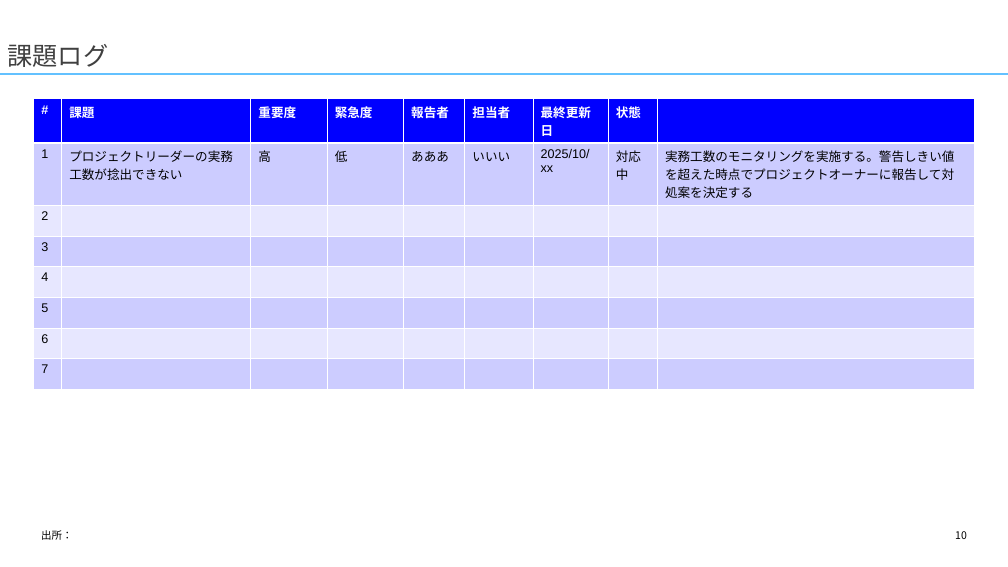
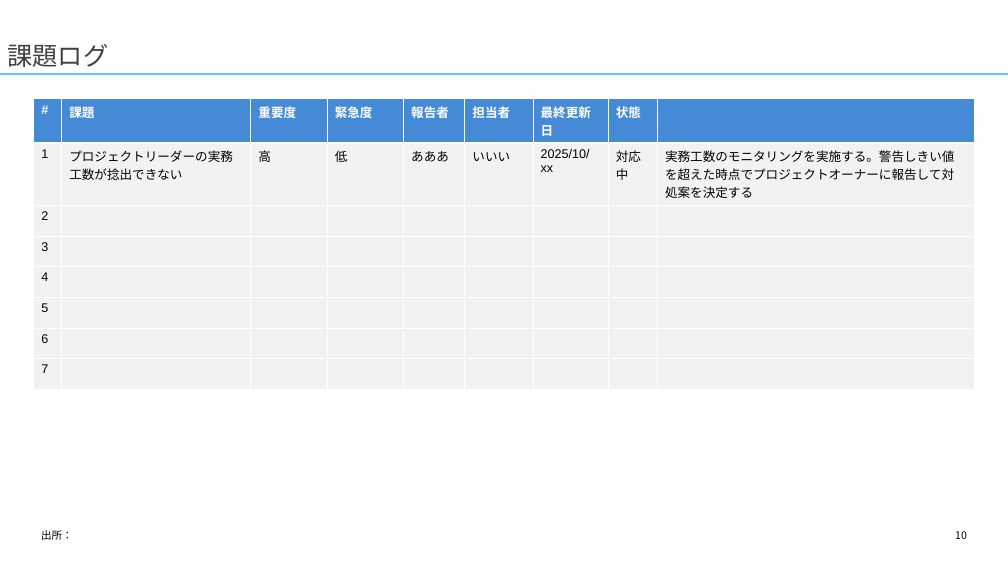
Before and after one commit to yuzucha16/dotfiles, a slide deck: slide 10 of office/Blank.potx. Drawn at 1008x567 pixels with LibreOffice and Linux fonts; fonts in the diff are those of the drawing. Boxes give left, top, right and bottom in pixels: in the first picture for what was removed or moved away, otherwise in the second. Text is boxed around its words. In the diff, an @@ line names an element or a change of style, - is before the commit and + after.

```diff
--- a/office/Blank.potx
+++ b/office/Blank.potx
@@ table at [34, 99, 974, 377] @@
@@ fill #0000FF to #448AD7 in row 1 @@
@@ fill #CCCCFF to #F2F2F2 in 36 cells @@
@@ fill #E7E7FF to #F2F2F2 in 27 cells @@
```
Also in this commit, not shown: 1 other slide changed, 5 slides added.
